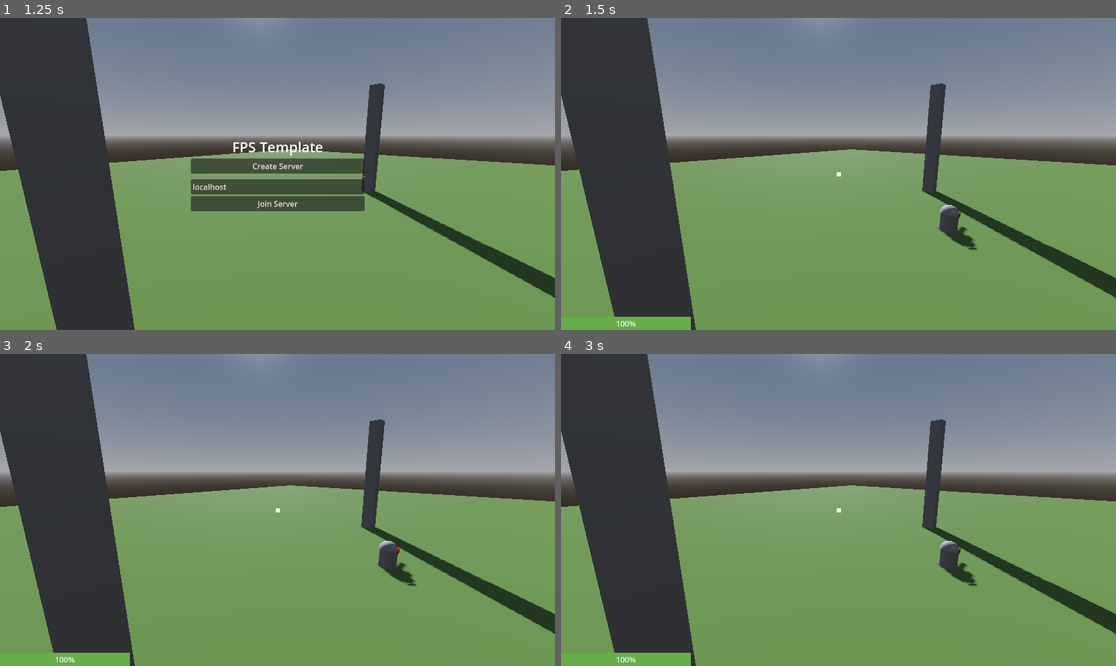
Above: before the commit, frames 1-4 (two rows, left to right).
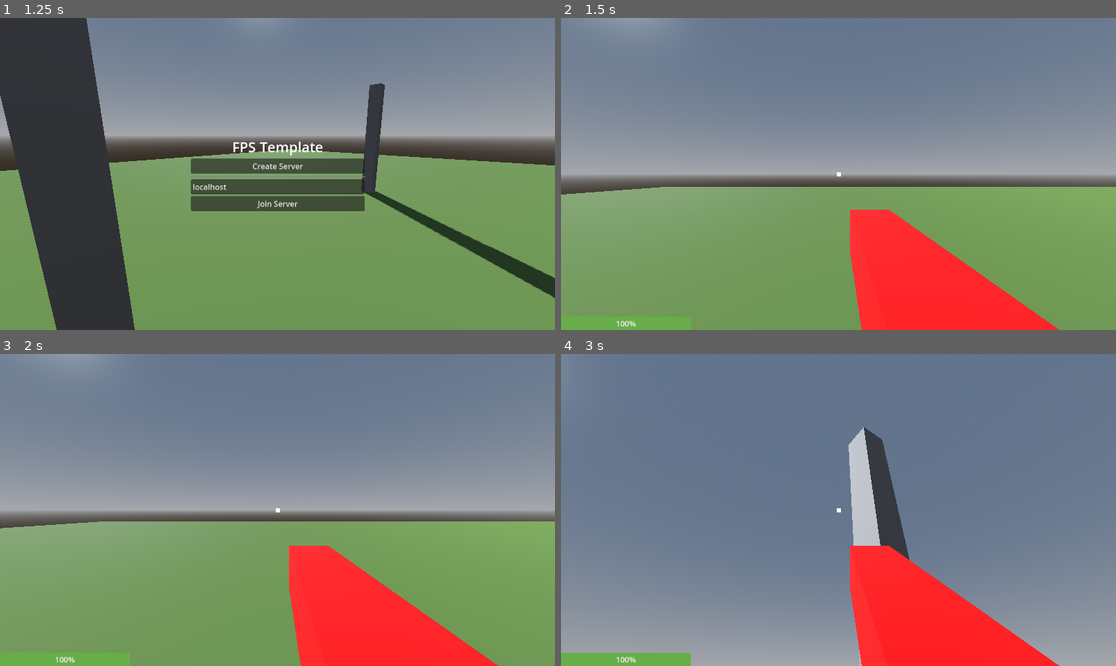
Above: after the commit, the same moments.

Repository: DotWith/FPS-Template
Game: Godot game, scene res://levels/main.tscn
Same seed, same stepped clock (60 frames per second), same inputs: the game is played once before the commit and once after it.
Inputs (mouse positions are in pixels of both pictures, inside the frame that each line leads up to):
- Up to frame 1 (1.25 s): tap Enter at 0.5 s; move the mouse to (399, 158) at 0.52 s; hold D (move_right) from 0.53 s (still down); click (399, 158) at 0.6 s; tap Space (move_jump) at 0.77 s
- Up to frame 2 (1.5 s): release D (move_right) at 1.25 s; click "Create Server" at 1.25 s
- Up to frame 3 (2 s): no input
- Up to frame 4 (3 s): tap Space (move_jump) at 2, 2.27 s; move the mouse to (727, 525) at 2.02 s; hold S (move_down) 2.03-2.78 s; click (727, 525) at 2.1 s; move the mouse to (894, 441) at 2.77 s; hold D (move_right) from 2.78 s (still down); click (894, 441) at 2.85 s

Frame 1 is identical in both runs. In frame 2, 45% of the frame differs, in the area x 0-100%, y 0-100%; in frame 3, 45%; in frame 4, 83%.
Error before the commit: Parse Error: Identifier "call_local" not declared in the current scope. (res://characters/player.gd:82)

Commit message:
Update to newest rpc syntax
* Update to newest rpc syntax
* Shifted around newlines and indents

Diff:
--- a/characters/player.gd
+++ b/characters/player.gd
@@ -1,4 +1,5 @@
 extends CharacterBody3D
+
 
 const SPEED = 5.0
 const JUMP_VELOCITY = 4.5
@@ -7,17 +8,12 @@
 # Get the gravity from the project settings to be synced with RigidDynamicBody nodes.
 var gravity = ProjectSettings.get_setting("physics/3d/default_gravity")
 
-@onready
-var head = $Head
+@onready var head = $Head
+@onready var raycast = $Head/Camera3D/RayCast3D
 
-@onready
-var raycast = $Head/Camera3D/RayCast3D
+@export var synced_rotation: Vector2
+@export var health := 100.0
 
-@export
-var synced_rotation: Vector2
-
-@export
-var health := 100.0
 
 func _enter_tree():
 	set_multiplayer_authority(str(name).to_int())
@@ -75,17 +71,18 @@
 		velocity.x = move_toward(velocity.x, 0, SPEED)
 		velocity.z = move_toward(velocity.z, 0, SPEED)
 
-	# Local movement
 	move_and_slide()
 
-# RPCs
-@rpc(call_local, any_peer, reliable)
+
+#----------------- RPCs -----------------
+
+@rpc("call_local", "any_peer", "reliable")
 func take_damage(damage):
 	health -= damage
 
 	if is_multiplayer_authority():
 		Global.update_health.emit(health)
 
-@rpc(call_local, any_peer, reliable)
+@rpc("call_local", "any_peer", "reliable")
 func set_position_with_rpc(new_position):
 	position = new_position
--- a/global.gd
+++ b/global.gd
@@ -1,3 +1,4 @@
 extends Node
 
+
 signal update_health(new_health)
--- a/huds/menu_ui.gd
+++ b/huds/menu_ui.gd
@@ -1,10 +1,11 @@
 extends Control
 
-@onready
-var ip_address_field = $VBoxContainer/IPAddress
+
+@onready var ip_address_field = $VBoxContainer/IPAddress
 
 func _on_create_server_pressed():
 	get_parent().start_network_server()
 
+
 func _on_join_server_pressed():
 	get_parent().start_network_client(ip_address_field.text)
--- a/huds/menu_ui.tscn
+++ b/huds/menu_ui.tscn
@@ -1,4 +1,4 @@
-[gd_scene load_steps=3 format=3]
+[gd_scene load_steps=3 format=3 uid="uid://dbx0cirw8qfio"]
 
 [ext_resource type="Script" path="res://huds/menu_ui.gd" id="1_qf42l"]
 
@@ -31,8 +31,6 @@
 
 [node name="Title" type="Label" parent="VBoxContainer"]
 layout_mode = 2
-offset_right = 361.0
-offset_bottom = 43.0
 text = "FPS Template"
 label_settings = SubResource("LabelSettings_oi46e")
 horizontal_alignment = 1
@@ -40,30 +38,18 @@
 
 [node name="CreateServer" type="Button" parent="VBoxContainer"]
 layout_mode = 2
-offset_top = 47.0
-offset_right = 361.0
-offset_bottom = 78.0
 text = "Create Server"
 
 [node name="HSeparator" type="HSeparator" parent="VBoxContainer"]
 layout_mode = 2
-offset_top = 82.0
-offset_right = 361.0
-offset_bottom = 86.0
 
 [node name="IPAddress" type="LineEdit" parent="VBoxContainer"]
 layout_mode = 2
-offset_top = 90.0
-offset_right = 361.0
-offset_bottom = 121.0
 text = "localhost"
 placeholder_text = "Enter IP Address"
 
 [node name="JoinServer" type="Button" parent="VBoxContainer"]
 layout_mode = 2
-offset_top = 125.0
-offset_right = 361.0
-offset_bottom = 156.0
 text = "Join Server"
 
 [connection signal="pressed" from="VBoxContainer/CreateServer" to="." method="_on_create_server_pressed"]
--- a/huds/player_ui.gd
+++ b/huds/player_ui.gd
@@ -1,4 +1,5 @@
 extends Control
+
 
 func _ready():
 	Global.update_health.connect(self._update_health)
--- a/huds/player_ui.tscn
+++ b/huds/player_ui.tscn
@@ -21,7 +21,7 @@
 script = ExtResource("1_k0ie5")
 
 [node name="Health" type="ProgressBar" parent="."]
-anchors_preset = 2
+layout_mode = 0
 anchor_top = 1.0
 anchor_bottom = 1.0
 offset_top = -27.0
@@ -32,7 +32,7 @@
 value = 100.0
 
 [node name="Panel" type="Panel" parent="."]
-anchors_preset = 8
+layout_mode = 0
 anchor_left = 0.5
 anchor_top = 0.5
 anchor_right = 0.5
--- a/levels/main.gd
+++ b/levels/main.gd
@@ -1,6 +1,8 @@
 extends Node
 
-const Player = preload("res://characters/player.tscn")
+
+const PLAYER = preload("res://characters/player.tscn")
+
 
 func start_network_server():
 	var peer = ENetMultiplayerPeer.new()
@@ -34,7 +36,7 @@
 func create_player(id):
 	var spawn_points = get_node("SpawnPoints").get_children()
 	var spawn_pos = spawn_points[randi() % spawn_points.size()].global_position
-	var p = Player.instantiate()
+	var p = PLAYER.instantiate()
 	p.name = str(id)
 	$Players.add_child(p)
 	p.set_position_with_rpc.rpc(spawn_pos)
--- a/project.godot
+++ b/project.godot
@@ -23,27 +23,27 @@
 
 move_up={
 "deadzone": 0.5,
-"events": [Object(InputEventKey,"resource_local_to_scene":false,"resource_name":"","device":0,"window_id":0,"alt_pressed":false,"shift_pressed":false,"ctrl_pressed":false,"meta_pressed":false,"pressed":false,"keycode":0,"physical_keycode":87,"unicode":0,"echo":false,"script":null)
+"events": [Object(InputEventKey,"resource_local_to_scene":false,"resource_name":"","device":0,"window_id":0,"alt_pressed":false,"shift_pressed":false,"ctrl_pressed":false,"meta_pressed":false,"pressed":false,"keycode":0,"physical_keycode":87,"key_label":0,"unicode":0,"echo":false,"script":null)
 ]
 }
 move_down={
 "deadzone": 0.5,
-"events": [Object(InputEventKey,"resource_local_to_scene":false,"resource_name":"","device":0,"window_id":0,"alt_pressed":false,"shift_pressed":false,"ctrl_pressed":false,"meta_pressed":false,"pressed":false,"keycode":0,"physical_keycode":83,"unicode":0,"echo":false,"script":null)
+"events": [Object(InputEventKey,"resource_local_to_scene":false,"resource_name":"","device":0,"window_id":0,"alt_pressed":false,"shift_pressed":false,"ctrl_pressed":false,"meta_pressed":false,"pressed":false,"keycode":0,"physical_keycode":83,"key_label":0,"unicode":0,"echo":false,"script":null)
 ]
 }
 move_left={
 "deadzone": 0.5,
-"events": [Object(InputEventKey,"resource_local_to_scene":false,"resource_name":"","device":0,"window_id":0,"alt_pressed":false,"shift_pressed":false,"ctrl_pressed":false,"meta_pressed":false,"pressed":false,"keycode":0,"physical_keycode":65,"unicode":0,"echo":false,"script":null)
+"events": [Object(InputEventKey,"resource_local_to_scene":false,"resource_name":"","device":0,"window_id":0,"alt_pressed":false,"shift_pressed":false,"ctrl_pressed":false,"meta_pressed":false,"pressed":false,"keycode":0,"physical_keycode":65,"key_label":0,"unicode":0,"echo":false,"script":null)
 ]
 }
 move_right={
 "deadzone": 0.5,
-"events": [Object(InputEventKey,"resource_local_to_scene":false,"resource_name":"","device":0,"window_id":0,"alt_pressed":false,"shift_pressed":false,"ctrl_pressed":false,"meta_pressed":false,"pressed":false,"keycode":0,"physical_keycode":68,"unicode":0,"echo":false,"script":null)
+"events": [Object(InputEventKey,"resource_local_to_scene":false,"resource_name":"","device":0,"window_id":0,"alt_pressed":false,"shift_pressed":false,"ctrl_pressed":false,"meta_pressed":false,"pressed":false,"keycode":0,"physical_keycode":68,"key_label":0,"unicode":0,"echo":false,"script":null)
 ]
 }
 move_jump={
 "deadzone": 0.5,
-"events": [Object(InputEventKey,"resource_local_to_scene":false,"resource_name":"","device":0,"window_id":0,"alt_pressed":false,"shift_pressed":false,"ctrl_pressed":false,"meta_pressed":false,"pressed":false,"keycode":0,"physical_keycode":32,"unicode":0,"echo":false,"script":null)
+"events": [Object(InputEventKey,"resource_local_to_scene":false,"resource_name":"","device":0,"window_id":0,"alt_pressed":false,"shift_pressed":false,"ctrl_pressed":false,"meta_pressed":false,"pressed":false,"keycode":0,"physical_keycode":32,"key_label":0,"unicode":0,"echo":false,"script":null)
 ]
 }
 fire={
@@ -53,6 +53,6 @@
 }
 take_damage={
 "deadzone": 0.5,
-"events": [Object(InputEventKey,"resource_local_to_scene":fa …(149 unchanged characters)… keycode":0,"physical_keycode":16777238,"unicode":0,"echo":false,"script":null)
+"events": [Object(InputEventKey,"resource_local_to_scene":fa …(149 unchanged characters)… keycode":0,"physical_keycode":16777238,"key_label":0,"unicode":0,"echo":false,"script":null)
 ]
 }
Not shown: 3 places in characters/player.tscn that only renumber resources
Not shown: 1 places in levels/main.tscn that only renumber resources
